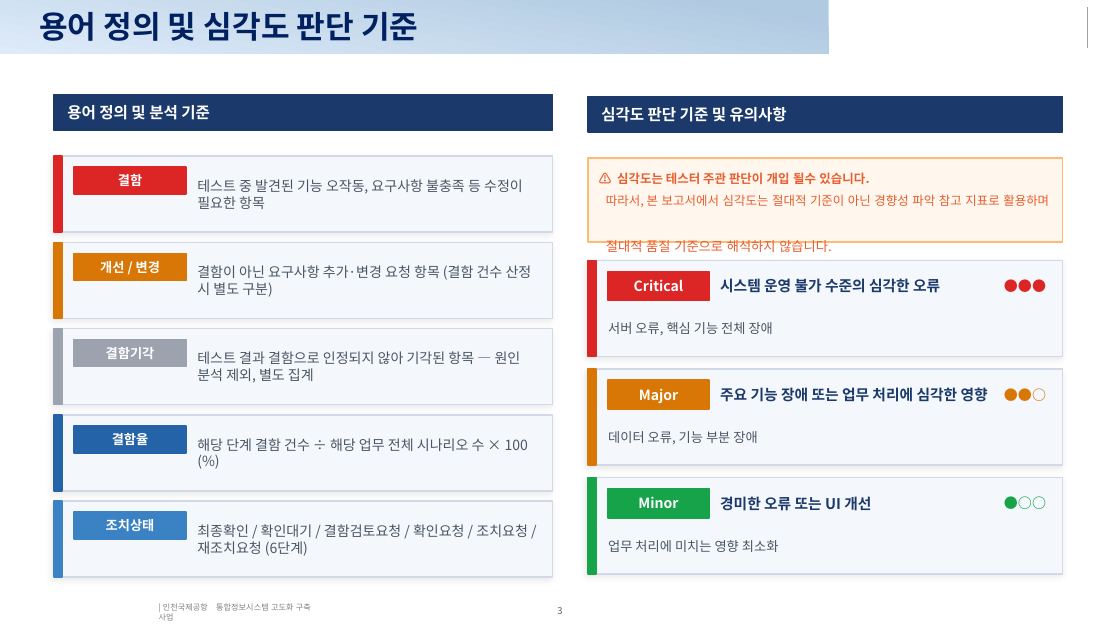
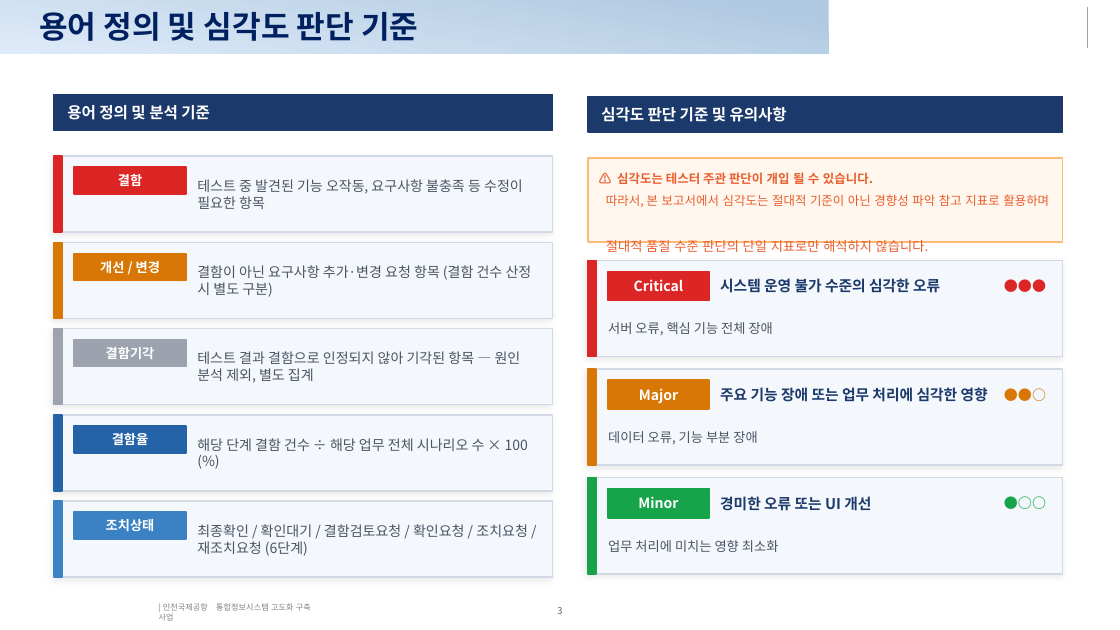
Before and after one commit to kechristal/iiac, a slide deck: slide 3 of 결함분석_종합보고서_최종.pptx. Drawn at 1120x630 pixels with LibreOffice and Linux fonts; fonts in the diff are those of the drawing; background and template pictures are left out. Boxes give left, top, right and bottom in pixels: in the first picture for what was removed or moved away, otherwise in the second. Text is boxed around its words. In the diff, an @@ line names an element or a change of style, - is before the commit and + after.

```diff
--- a/결함분석_종합보고서_최종.pptx
+++ b/결함분석_종합보고서_최종.pptx
@@ text in rectangle at bbox=[617, 172, 873, 184]: spaces changed @@
-⚠ 심각도는 테스터 주관 판단이 개입 될수 있습니다.
+⚠ 심각도는 테스터 주관 판단이 개입 될 수 있습니다.
@@ text in rectangle at bbox=[606, 240, 929, 252]: text changed @@
-절대적 품질 기준으로 해석하지 않습니다.
+절대적 품질 수준 판단의 단일 지표로만 해석하지 않습니다.
```
Also in this commit, not shown: 15 other slides changed, 1 other file.
